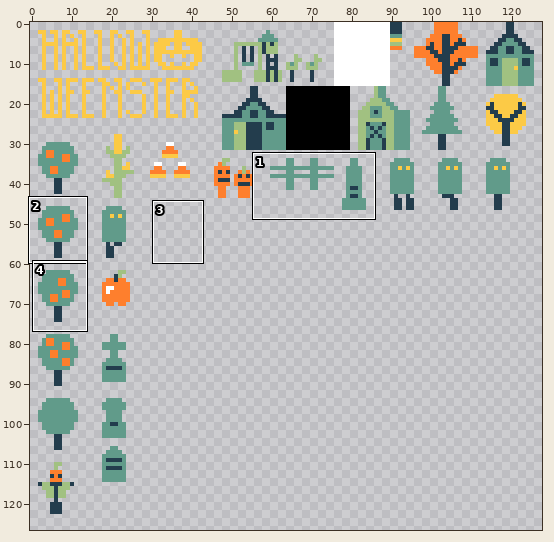
One commit to this sprite sheet: html5game/Autumn 2021_texture_0.png. Above: a wide view before the commit, with the close-up outlined.
Close-up. Old version:
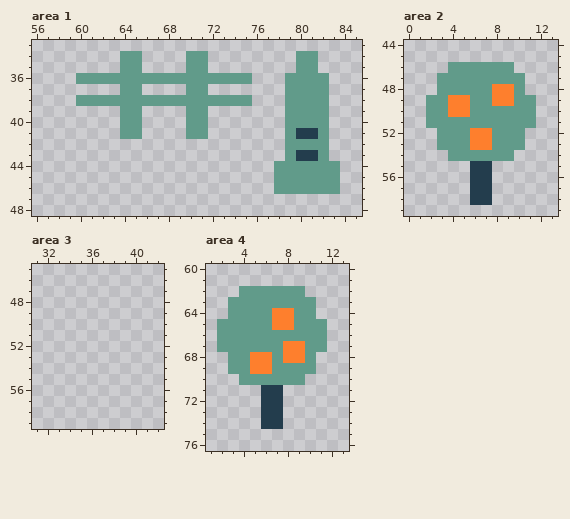
The file is 128x128 pixels. Shown: area 1: x 56..85, y 33..48; area 2: x 0..13, y 44..59; area 3: x 31..42, y 45..59; area 4: x 1..13, y 60..76. The wide view leaves out empty margins. The commit also changed other parts of the picture, which this record leaves out.
Once edited:
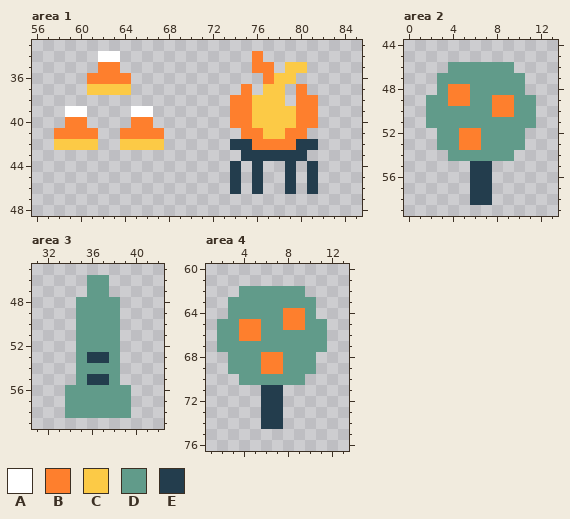
Palette (. is transparent): A #ffffff  B #fe7f2d  C #fcca46  D #619b8a  E #233d4d
The exact change:
Area 1:
y 34: x 62..65 ..DD -> AA..; x 70..71 DD -> ..; x 76 . -> B; x 80..81 DD -> ..
y 35: x 62..65 ..DD -> BB..; x 70..71 DD -> ..; x 76..77 .. -> BB; x 79..81 .DD -> CC.
y 36: x 60..75 DDDDDDDDDDDDDDDD -> .BBBB...........; x 77..82 ..DDDD -> BCC...
y 37: x 61..65 ...DD -> CCCC.; x 70..71 DD -> ..; x 75 . -> B; x 77..82 ..DDDD -> CC.B..
y 38: x 60..82 DDDDDDDDDDDDDDDD...DDDD -> ..............BBCCC.BB.
y 39: x 59..60 .. -> AA; x 64..66 DD. -> .AA; x 70..71 DD -> ..; x 74..82 .....DDDD -> BBCCCCBB.
y 40: x 59..60 .. -> BB; x 64..66 DD. -> .BB; x 70..71 DD -> ..; x 74..82 .....DDDD -> BBCCCCBB.
y 41: x 58..61 .... -> BBBB; x 64..67 DD.. -> BBBB; x 70..71 DD -> ..; x 75..82 ....DEED -> BBCCBB..
y 42: x 58..61 .... -> CCCC; x 64..67 .... -> CCCC; x 74..82 .....DDDD -> EEBBBBEE.
y 43: x 75..79 ....D -> EEEEE; x 81..82 ED -> ..
y 44..46: x 74 . -> E; x 76 . -> E; x 78..83 DDDDDD -> .E.E..
Area 2:
y 48: x 4..5 DD -> BB; x 8..9 BB -> DD
y 50: x 4..5 BB -> DD; x 8..9 DD -> BB
y 52..53: x 5 D -> B; x 7 B -> D
Area 3:
y 46..47: x 36..37 .. -> DD
y 48..52: x 35..38 .... -> DDDD
y 53: x 35..38 .... -> DEED
y 54: x 35..38 .... -> DDDD
y 55: x 35..38 .... -> DEED
y 56..58: x 34..39 ...... -> DDDDDD
Area 4:
y 64: x 7 B -> D; x 9 D -> B
y 65: x 4..5 DD -> BB; x 7 B -> D; x 9 D -> B
y 66: x 4..5 DD -> BB
y 67: x 8..9 BB -> DD
y 68: x 5 B -> D; x 7..9 DBB -> BDD
y 69: x 5 B -> D; x 7 D -> B
